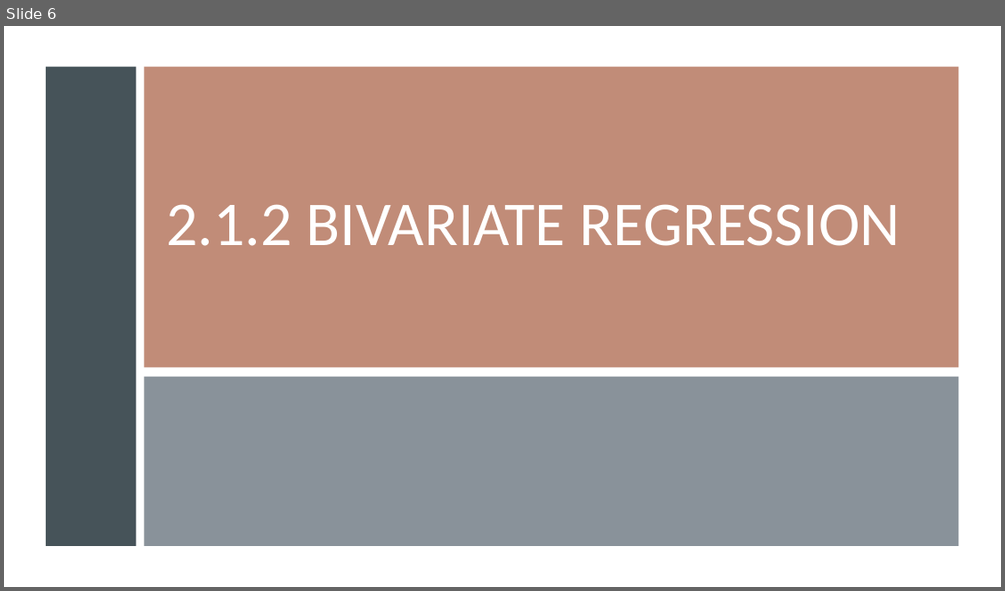
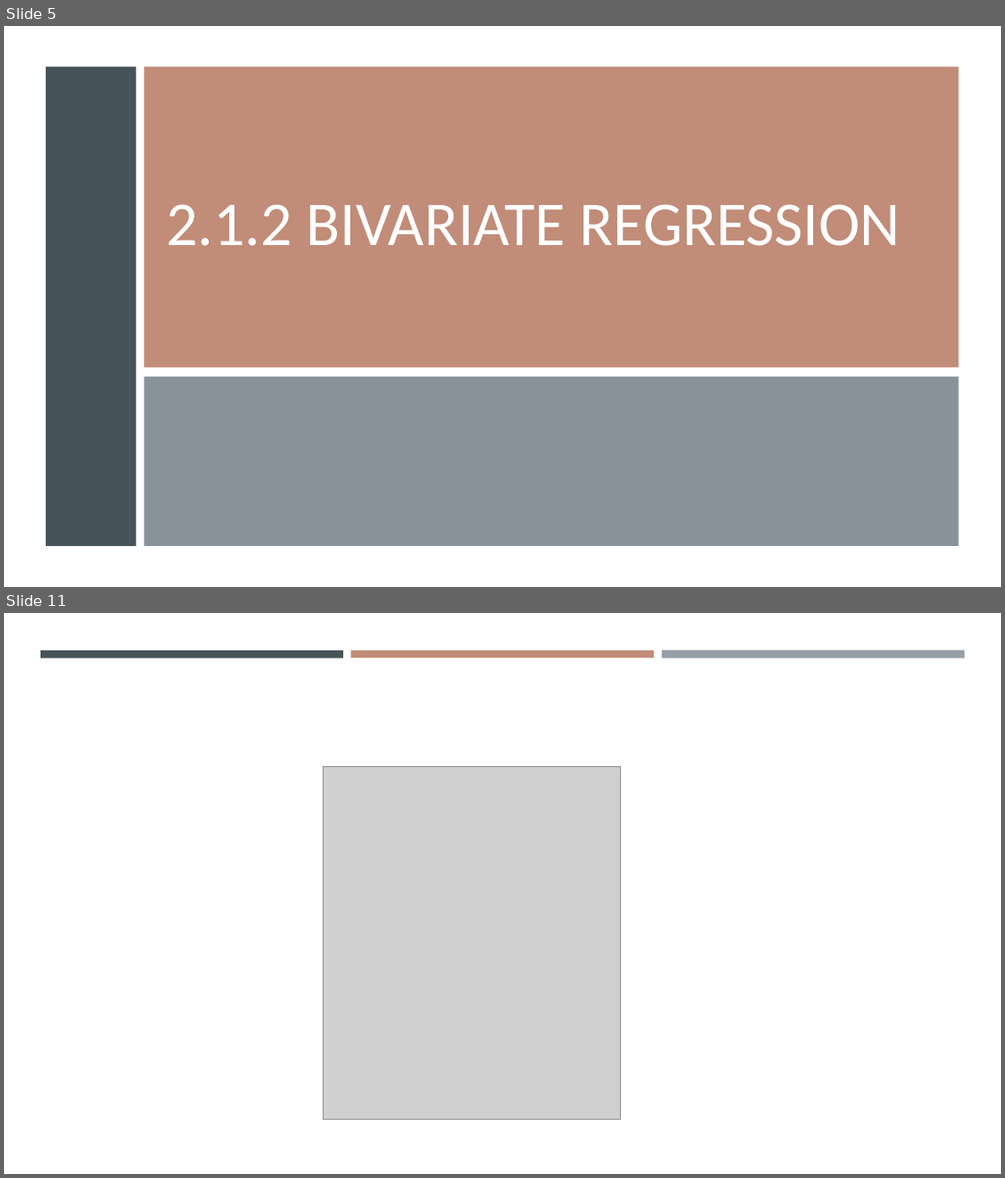
Before and after one commit to gisynw/geog-247, a slide deck: docs/Lectures/Week04/Week04_BivariateRegression.pptx. Shown one above the other, each under a label of ours: slide 6 before the commit, slides 5 and 11 after it; the slides between them are not shown. The pictures are 1005x591 and 1005x1178 pixels, drawn with LibreOffice and Linux fonts; fonts in the diff are those of the drawing; grey boxes stand for pictures. Boxes give left, top, right and bottom in pixels: in the first picture for what was removed or moved away, otherwise in the second. Text is boxed around its words. In the diff, an @@ line names an element or a change of style, - is before the commit and + after.

```diff
--- a/docs/Lectures/Week04/Week04_BivariateRegression.pptx
+++ b/docs/Lectures/Week04/Week04_BivariateRegression.pptx
@@ slide 11 added at bbox=[4, 613, 1001, 1174], background #FFFFFF @@
@@ rectangle added at bbox=[40, 650, 343, 657], fill #465359 @@
@@ rectangle added at bbox=[351, 650, 654, 657], fill #C18C78 @@
@@ rectangle added at bbox=[662, 650, 964, 658], fill #969FA7 @@
@@ picture added at bbox=[323, 767, 620, 1119] @@
@@ what was slide 6 is now slide 5 @@
```
Also in this commit, not shown: 3 slides changed, 14 other slides added, 1 slide removed, 2 other files.
